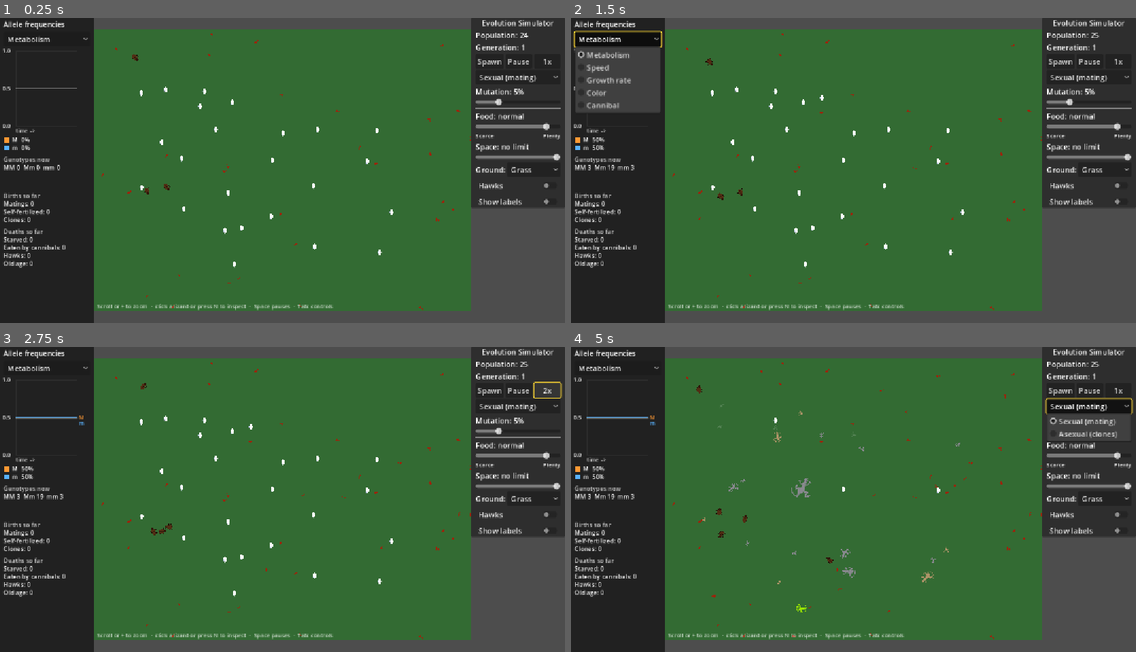
Above: before the commit, frames 1-4 (two rows, left to right).
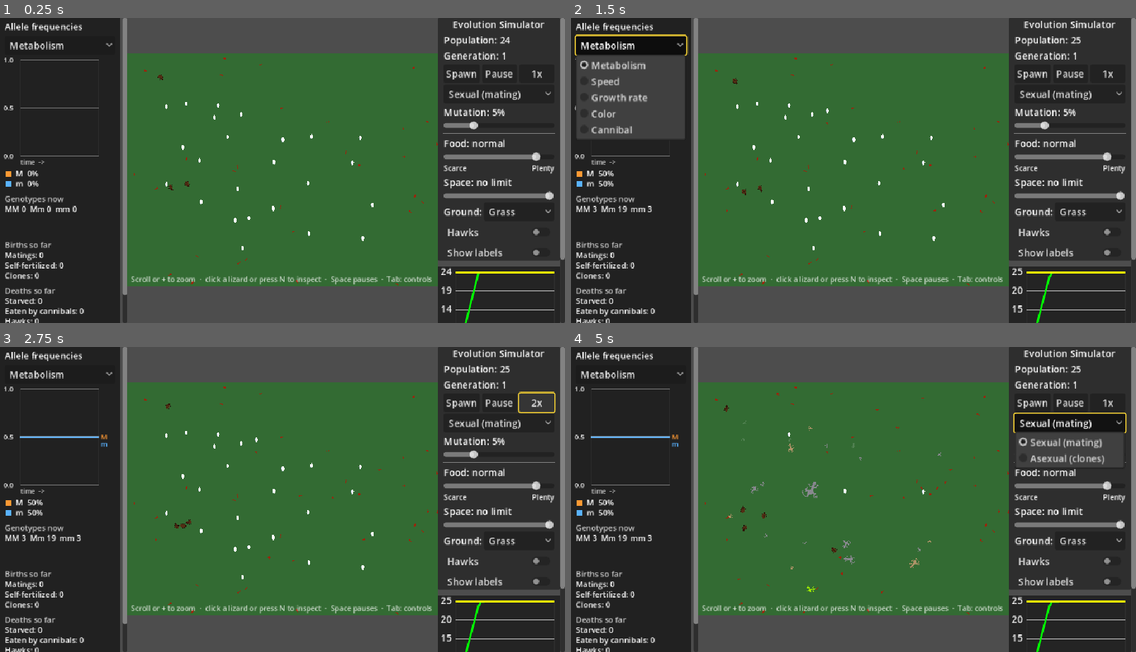
Above: after the commit, the same moments.

Repository: SFMiner/EvolutionSimulator
Game: Godot game, scene res://Scenes/Main.tscn
Same seed, same stepped clock (60 frames per second), same inputs: the game is played once before the commit and once after it.
Inputs:
- Up to frame 1 (0.25 s): no input
- Up to frame 2 (1.5 s): click "Spawn" at 0.5 s; click "Metabolism" at 1.25 s
- Up to frame 3 (2.75 s): click "1x" at 2 s
- Up to frame 4 (5 s): click "2x" at 2.75 s; click "4x" at 3.5 s; click "Sexual (mating)" at 4.25 s

The runs differ from the first frame. In frame 1, 33% of the frame differs, in the area x 0-100%, y 0-100%; in frame 2, 36%; in frame 3, 34%; in frame 4, 35%.

Commit message:
Responsive layout for small frames; fix stuck eat blink and hidden population graph
- ResponsiveLayout: UI stays >= 0.85 CSS px per base px, arena shrinks, side panels scroll;
  tall frames put the arena on top with the panels under it
- Stretch aspect expand (keep never emitted size_changed on resize, so web froze the layout)
- ZoomCamera follows a movable arena rect (set_arena_screen, offset)
- Eat blink re-applies the genetic colour (eating twice in 0.2 s left lizards yellow)
- Population graph z_index 0 (was drawn under the frame strips)
- tests/test_layout.gd (43 checks)

Co-Authored-By: Claude Opus 5.5 <noreply@anthropic.com>
Claude-Session: https://claude.ai/code/session_01YcCN7binXr75rHP92VtJRs

Diff:
--- a/Scripts/Organisms/Organism.gd
+++ b/Scripts/Organisms/Organism.gd
@@ -53,6 +53,7 @@
 var reproduction_cost: float = GameConfig.egg_cost  # Energy cost to reproduce (egg)
 var max_energy = GameConfig.max_energy
 var food_energy_value = GameConfig.food_energy_value
+var _blink_tween: Tween = null
 
 func _ready():
 	if DEBUG:
@@ -379,6 +380,17 @@
 	# Stop movement animation
 	if current_state != "egg":
 		animation_player.stop()
+
+## A short yellow blink when the lizard eats. It ends by re-applying the genetic colour: restoring the colour
+## saved at the start left a lizard that ate twice within 0.2 s yellow for good (it saved the first blink's yellow).
+## The tween is owned by this node, so it dies with it (an awaited SceneTreeTimer segfaulted Godot at quit).
+func _eat_blink() -> void:
+	sprite.modulate = Color.YELLOW
+	if _blink_tween != null:
+		_blink_tween.kill()
+	_blink_tween = create_tween()
+	_blink_tween.tween_interval(0.2)
+	_blink_tween.tween_callback(apply_genome_effects)
 
 func update_sprite():
 	# Update sprite based on current state
@@ -424,11 +436,7 @@
 		energy = min(energy + Ecology.bug_meal(GameConfig, str(genome.metabolism)), max_energy)
 		GameConfig.diag["bug_meals"] = int(GameConfig.diag["bug_meals"]) + 1
 		ai.clear_food_target()
-		var bug_original_color: Color = sprite.modulate
-		sprite.modulate = Color.YELLOW
-		var bug_flash: Tween = create_tween()
-		bug_flash.tween_interval(0.2)
-		bug_flash.tween_callback(func() -> void: sprite.modulate = bug_original_color)
+		_eat_blink()
 		return
 
 	if body.has_method("consume") and current_state != "egg" and not is_full():
@@ -524,13 +532,7 @@
 		if ai.has_method("clear_food_target"):
 			ai.clear_food_target()
 
-		# Visual feedback - briefly change color. A tween owned by this node dies with it; an awaited
-		# SceneTreeTimer resumed on freed organisms and segfaulted Godot at quit.
-		var original_color = sprite.modulate
-		sprite.modulate = Color.YELLOW
-		var flash: Tween = create_tween()
-		flash.tween_interval(0.2)
-		flash.tween_callback(func() -> void: sprite.modulate = original_color)
+		_eat_blink()
 		# Stop here to avoid using a freed body reference
 		return
 
--- a/Scripts/UI/Inspector.gd
+++ b/Scripts/UI/Inspector.gd
@@ -104,7 +104,9 @@
 	# Follow the lizard on screen, kept inside the window
 	var on_screen: Vector2 = _target.get_global_transform_with_canvas().origin
 	# Zoomed in, the lizard can scroll out of the arena view: hide the box (keep the selection) until it returns
-	visible = ZoomCamera.ARENA_SCREEN.has_point(on_screen)
+	var cam: ZoomCamera = get_viewport().get_camera_2d() as ZoomCamera
+	var arena: Rect2 = cam.arena_screen if cam != null else ZoomCamera.ARENA_SCREEN
+	visible = arena.has_point(on_screen)
 	var screen: Vector2 = on_screen + BOX_OFFSET
 	var view: Vector2 = get_viewport().get_visible_rect().size
 	var box: Vector2 = get_combined_minimum_size()
--- a/Scripts/UI/PopulationGraph.gd
+++ b/Scripts/UI/PopulationGraph.gd
@@ -23,6 +23,9 @@
 	call_deferred("_align_to_control_panel")
 
 func _align_to_control_panel():
+	# ResponsiveLayout stacks it under the panel in a container, which places it
+	if get_parent() is Container:
+		return
 	var panel = get_parent().get_node("ControlPanel")
 	if panel != null and panel is Control:
 		var ctrl := panel as Control
--- /dev/null
+++ b/Scripts/UI/ResponsiveLayout.gd
@@ -0,0 +1,130 @@
+class_name ResponsiveLayout
+extends Node
+## Fits the screen to the frame the game runs in: a wide window, a short iframe on the sims site, or a phone.
+## The base layout is 1200 x 648: allele panel | 800 x 600 arena | controls over the population graph.
+## Scaled down whole, a 360 px frame drew text at about 8 px. Instead the UI never goes below MIN_UI_SCALE
+## (screen px per base px, CSS px on the web), the arena shrinks to fit the room left, and a panel that no
+## longer fits scrolls. In a tall frame the arena goes on top with the two panels side by side under it.
+
+const BASE_SIZE: Vector2 = Vector2(1200.0, 648.0)
+## Smallest UI scale: base text of 13-16 px stays 11-14 px on screen.
+const MIN_UI_SCALE: float = 0.85
+## The view is always at least this wide in base px, so the two panels (200 px plus a scroll bar each) fit side by side.
+const MIN_VIEW_WIDTH: float = 440.0
+const ARENA_SIZE: Vector2 = Vector2(800.0, 600.0)
+const COLUMN_WIDTH: float = 200.0
+## Room a column's scroll bar takes when its content is taller than the column.
+const SCROLLBAR_WIDTH: float = 12.0
+## Content heights: the allele panel's text ends near y 545; controls 404 + gap 10 + population graph 230.
+const LEFT_CONTENT_HEIGHT: float = 560.0
+const RIGHT_GAP: float = 10.0
+const CONTROL_PANEL_HEIGHT: float = 404.0
+const GRAPH_HEIGHT: float = 230.0
+const RIGHT_CONTENT_HEIGHT: float = CONTROL_PANEL_HEIGHT + RIGHT_GAP + GRAPH_HEIGHT
+## Tall layout: the least height kept for the panels under the arena, and the gap between the two panels.
+const MIN_PANEL_HEIGHT: float = 240.0
+const PANEL_GAP: float = 8.0
+
+var _left: ScrollContainer
+var _right: ScrollContainer
+var _camera: ZoomCamera
+var _applying: bool = false
+
+
+## Screen px per base px for a window (physical px) on a screen with `dpr` physical px per CSS px.
+static func view_scale(window: Vector2, dpr: float) -> float:
+	var fit: float = minf(window.x / BASE_SIZE.x, window.y / BASE_SIZE.y)
+	return minf(maxf(fit, MIN_UI_SCALE * dpr), window.x / MIN_VIEW_WIDTH)
+
+
+static func _column_width(content_height: float, column_height: float) -> float:
+	return COLUMN_WIDTH + (SCROLLBAR_WIDTH if content_height > column_height + 0.5 else 0.0)
+
+
+## Where everything goes in a view of `view` base px: {"tall", "arena", "left", "right"} (Rect2s in base px).
+## Picks whichever of the wide and tall layouts shows the arena bigger.
+static func plan(view: Vector2) -> Dictionary:
+	var left_w: float = _column_width(LEFT_CONTENT_HEIGHT, view.y)
+	var right_w: float = _column_width(RIGHT_CONTENT_HEIGHT, view.y)
+	var wide_zoom: float = minf((view.x - left_w - right_w) / ARENA_SIZE.x, view.y / ARENA_SIZE.y)
+	var tall_arena_h: float = minf(view.x * ARENA_SIZE.y / ARENA_SIZE.x, view.y - MIN_PANEL_HEIGHT)
+	var tall_zoom: float = minf(view.x / ARENA_SIZE.x, tall_arena_h / ARENA_SIZE.y)
+	if wide_zoom >= tall_zoom:
+		var arena_size: Vector2 = ARENA_SIZE * wide_zoom
+		var x0: float = floorf((view.x - left_w - arena_size.x - right_w) * 0.5)
+		var arena: Rect2 = Rect2(x0 + left_w, floorf((view.y - arena_size.y) * 0.5), arena_size.x, arena_size.y)
+		return {
+			"tall": false,
+			"arena": arena,
+			"left": Rect2(x0, 0.0, left_w, view.y),
+			"right": Rect2(arena.end.x, 0.0, right_w, view.y),
+		}
+	var size: Vector2 = ARENA_SIZE * tall_zoom
+	var top_arena: Rect2 = Rect2(maxf(0.0, floorf((view.x - size.x) * 0.5)), 0.0, size.x, size.y)
+	var panel_top: float = top_arena.end.y + 4.0
+	var panel_h: float = view.y - panel_top
+	var lw: float = _column_width(LEFT_CONTENT_HEIGHT, panel_h)
+	var rw: float = _column_width(RIGHT_CONTENT_HEIGHT, panel_h)
+	var px: float = floorf((view.x - lw - PANEL_GAP - rw) * 0.5)
+	return {
+		"tall": true,
+		"arena": top_arena,
+		"left": Rect2(px, panel_top, lw, panel_h),
+		"right": Rect2(px + lw + PANEL_GAP, panel_top, rw, panel_h),
+	}
+
+
+## Moves the allele panel, the control panel and the population graph into two scrolling columns and lays
+## them out now and whenever the window changes size.
+func setup(ui: CanvasLayer, allele_graph: Control, control_panel: Control, population_graph: Control, camera: ZoomCamera) -> void:
+	_camera = camera
+	_left = _make_column(ui, "LeftColumn")
+	allele_graph.reparent(_left, false)
+	allele_graph.custom_minimum_size = Vector2(COLUMN_WIDTH, LEFT_CONTENT_HEIGHT)
+	allele_graph.size_flags_vertical = Control.SIZE_EXPAND_FILL
+	_right = _make_column(ui, "RightColumn")
+	var stack: VBoxContainer = VBoxContainer.new()
+	stack.add_theme_constant_override("separation", int(RIGHT_GAP))
+	stack.size_flags_horizontal = Control.SIZE_EXPAND_FILL
+	_right.add_child(stack)
+	control_panel.reparent(stack, false)
+	control_panel.custom_minimum_size = Vector2(COLUMN_WIDTH, CONTROL_PANEL_HEIGHT)
+	# Let the mouse wheel over the panel reach the scroll column
+	control_panel.mouse_filter = Control.MOUSE_FILTER_PASS
+	population_graph.reparent(stack, false)
+	population_graph.custom_minimum_size = Vector2(COLUMN_WIDTH, GRAPH_HEIGHT)
+	# Main.tscn gave it z_index -1, which drew it under ZoomCamera's frame strips: it was never visible
+	population_graph.z_index = 0
+	get_tree().root.size_changed.connect(apply)
+	apply()
+
+
+func _make_column(ui: CanvasLayer, column_name: String) -> ScrollContainer:
+	var column: ScrollContainer = ScrollContainer.new()
+	column.name = column_name
+	column.horizontal_scroll_mode = ScrollContainer.SCROLL_MODE_DISABLED
+	column.follow_focus = true  # Tab scrolls the focused control into view
+	ui.add_child(column)
+	return column
+
+
+func apply() -> void:
+	if _applying:
+		return
+	_applying = true
+	var win: Window = get_window()
+	var window_size: Vector2 = Vector2(win.size)
+	if window_size.x >= 1.0 and window_size.y >= 1.0:
+		var s: float = view_scale(window_size, DisplayServer.screen_get_scale())
+		win.content_scale_size = Vector2i((window_size / s).floor())
+	var view: Vector2 = get_viewport().get_visible_rect().size
+	var p: Dictionary = plan(view)
+	_place(_left, p["left"])
+	_place(_right, p["right"])
+	_camera.set_arena_screen(p["arena"], view)
+	_applying = false
+
+
+func _place(column: Control, rect: Rect2) -> void:
+	column.position = rect.position
+	column.size = rect.size
--- a/Scripts/UI/SimulationManager.gd
+++ b/Scripts/UI/SimulationManager.gd
@@ -47,6 +47,7 @@
 const SPEEDS: Array[float] = [1.0, 2.0, 4.0]
 var speed_index: int = 0
 var keyboard: KeyboardNav = null
+var layout: ResponsiveLayout = null
 
 # Screenshot gate (EVO_SHOT=<png>, optional EVO_MODE, EVO_SECONDS, EVO_SEED)
 var _shot_path: String = ""
@@ -64,6 +65,8 @@
 	speed_button.pressed.connect(_on_speed_button_pressed)
 	_setup_genetics_controls()
 	_setup_environment_controls()
+	# Layout first: it moves the panels, and the keyboard stores relative paths between the controls
+	_setup_layout()
 	_setup_keyboard()
 
 	# Defer the initialization to ensure all nodes are ready
@@ -96,8 +99,7 @@
 	organism_container = environment.get_node("OrganismContainer")
 	inspector.organism_container = organism_container
 
-	# Find the population graph
-	population_graph = get_node("UI/GraphNode")
+	# The population graph (found in _setup_layout, before it moved into the right-hand column)
 
 	if organism_container == null:
 		print("Error: Could not find OrganismContainer")
@@ -173,6 +175,15 @@
 	var controls: Array[Control] = [spawn_button, pause_button, speed_button, mode_option, mutation_slider,
 			food_slider, space_slider, habitat_option, hawks_check, labels_check, allele_graph.locus_option()]
 	keyboard.setup(controls, inspector, pause_button)
+
+
+## Small frames (a short iframe, a phone): keep text readable, shrink the arena, scroll the panels.
+func _setup_layout() -> void:
+	layout = ResponsiveLayout.new()
+	layout.name = "ResponsiveLayout"
+	add_child(layout)
+	population_graph = $UI/GraphNode
+	layout.setup($UI, allele_graph, $UI/ControlPanel, population_graph, $Camera2D)
 
 func _on_organism_died(organism: Organism):
 	population_count -= 1
--- a/Scripts/UI/ZoomCamera.gd
+++ b/Scripts/UI/ZoomCamera.gd
@@ -9,11 +9,18 @@
 const ZOOM_STEP: float = 1.25
 ## Arena half-size in world px (EnvironmentManager spawns in 800 x 600 around the origin).
 const ARENA_HALF: Vector2 = Vector2(400.0, 300.0)
-## Screen rect of the arena between the two side panels (window 1200 x 648, panels 200 px).
+## Screen rect of the arena at the base size (1200 x 648, panels 200 px). ResponsiveLayout moves and resizes it
+## for small frames through set_arena_screen().
 const ARENA_SCREEN: Rect2 = Rect2(200.0, 24.0, 800.0, 600.0)
 ## Arrow-key pan speed in screen px per second.
 const KEY_PAN_SPEED: float = 400.0
 
+## Where the arena is drawn now (base px), and the camera zoom that fits it there (1 at the base size).
+## zoom_level() is relative to that fit: 1 shows the whole arena.
+var arena_screen: Rect2 = ARENA_SCREEN
+var _fit_zoom: float = 1.0
+var _view: Vector2 = Vector2(1200.0, 648.0)
+var _strips: Array[ColorRect] = []
 var _dragging: bool = false
 var _hint: Label = null
 
@@ -27,8 +34,9 @@
 		_hint.add_theme_font_size_override("font_size", 12)
 		_hint.add_theme_color_override("font_color", Color(1, 1, 1, 0.75))
 		_hint.mouse_filter = Control.MOUSE_FILTER_IGNORE
-		_hint.position = ARENA_SCREEN.position + Vector2(6.0, ARENA_SCREEN.size.y - 20.0)
+		_hint.autowrap_mode = TextServer.AUTOWRAP_WORD_SMART
 		ui.add_child(_hint)
+	set_arena_screen(ARENA_SCREEN, get_viewport_rect().size)
 	var env_zoom: String = OS.get_environment("EVO_ZOOM")  # screenshot gate: start zoomed in at the centre
 	if env_zoom.is_valid_float():
 		set_zoom_level(env_zoom.to_float())
@@ -38,23 +46,43 @@
 ## Opaque strips around the arena, drawn under the panels: zoomed in, the world would otherwise show
 ## behind the (partly transparent) side panels and above and below the arena.
 func _add_frame(ui: Node) -> void:
-	var view: Vector2 = get_viewport_rect().size
 	var color: Color = RenderingServer.get_default_clear_color()
-	var a: Rect2 = ARENA_SCREEN
-	var strips: Array[Rect2] = [
-		Rect2(0.0, 0.0, a.position.x, view.y),  # left
-		Rect2(a.end.x, 0.0, view.x - a.end.x, view.y),  # right
-		Rect2(a.position.x, 0.0, a.size.x, a.position.y),  # top
-		Rect2(a.position.x, a.end.y, a.size.x, view.y - a.end.y),  # bottom
-	]
-	for strip: Rect2 in strips:
+	for i: int in range(4):
 		var rect: ColorRect = ColorRect.new()
 		rect.color = color
-		rect.position = strip.position
-		rect.size = strip.size
 		rect.mouse_filter = Control.MOUSE_FILTER_IGNORE
 		ui.add_child(rect)
 		ui.move_child(rect, 0)
+		_strips.append(rect)
+
+
+## Draw the arena in `rect` (base px) of a `view`-sized screen: fits the zoom, the frame strips and the hint.
+## Keeps the current zoom level and view centre.
+func set_arena_screen(rect: Rect2, view: Vector2) -> void:
+	var level: float = zoom_level()
+	arena_screen = rect
+	_view = view
+	_fit_zoom = rect.size.x / (ARENA_HALF.x * 2.0)
+	if _strips.size() == 4:
+		var a: Rect2 = rect
+		var strips: Array[Rect2] = [
+			Rect2(0.0, 0.0, a.position.x, view.y),  # left
+			Rect2(a.end.x, 0.0, view.x - a.end.x, view.y),  # right
+			Rect2(a.position.x, 0.0, a.size.x, a.position.y),  # top
+			Rect2(a.position.x, a.end.y, a.size.x, view.y - a.end.y),  # bottom
+		]
+		for i: int in range(4):
+			_strips[i].position = strips[i].position
+			_strips[i].size = strips[i].size
+	_set_level(level)
+	_update_hint()
+
+
+## Camera zoom for `level`, and the offset that puts the camera centre in the middle of the arena rect
+## (not the middle of the screen). The offset is in world px, so it changes with the zoom.
+func _set_level(level: float) -> void:
+	zoom = Vector2.ONE * level * _fit_zoom
+	offset = (_view * 0.5 - arena_screen.get_center()) / zoom.x
 
 
 ## Camera centre that keeps a view at `level` inside the arena.
@@ -73,22 +101,22 @@
 
 
 func zoom_level() -> float:
-	return zoom.x
+	return zoom.x / _fit_zoom
 
 
 func set_zoom_level(level: float, screen_point: Vector2 = Vector2(-1.0, -1.0)) -> void:
-	var old_level: float = zoom.x
+	var old_level: float = zoom_level()
 	var new_level: float = clampf(level, ZOOM_MIN, ZOOM_MAX)
-	var offset: Vector2 = Vector2.ZERO
+	var from_center: Vector2 = Vector2.ZERO
 	if screen_point.x >= 0.0:
-		offset = screen_point - get_viewport_rect().size * 0.5
-	position = clamp_center(zoom_about(position, old_level, new_level, offset), new_level)
-	zoom = Vector2(new_level, new_level)
+		from_center = (screen_point - arena_screen.get_center()) / _fit_zoom
+	position = clamp_center(zoom_about(position, old_level, new_level, from_center), new_level)
+	_set_level(new_level)
 	_update_hint()
 
 
 func reset_view() -> void:
-	zoom = Vector2.ONE
+	_set_level(1.0)
 	position = Vector2.ZERO
 	_update_hint()
 
@@ -96,36 +124,36 @@
 func _unhandled_input(event: InputEvent) -> void:
 	var button: InputEventMouseButton = event as InputEventMouseButton
 	if button != null:
-		if button.pressed and ARENA_SCREEN.has_point(button.position):
+		if button.pressed and arena_screen.has_point(button.position):
 			if button.button_index == MOUSE_BUTTON_WHEEL_UP:
-				set_zoom_level(zoom.x * ZOOM_STEP, button.position)
+				set_zoom_level(zoom_level() * ZOOM_STEP, button.position)
 				get_viewport().set_input_as_handled()
 			elif button.button_index == MOUSE_BUTTON_WHEEL_DOWN:
-				set_zoom_level(zoom.x / ZOOM_STEP, button.position)
+				set_zoom_level(zoom_level() / ZOOM_STEP, button.position)
 				get_viewport().set_input_as_handled()
 		if button.button_index == MOUSE_BUTTON_RIGHT or button.button_index == MOUSE_BUTTON_MIDDLE:
-			_dragging = button.pressed and ARENA_SCREEN.has_point(button.position)
+			_dragging = button.pressed and arena_screen.has_point(button.position)
 		return
 	var motion: InputEventMouseMotion = event as InputEventMouseMotion
 	if motion != null and _dragging:
-		position = clamp_center(position - motion.relative / zoom.x, zoom.x)
+		position = clamp_center(position - motion.relative / zoom.x, zoom_level())
 		return
 	var pinch: InputEventMagnifyGesture = event as InputEventMagnifyGesture
 	if pinch != null:
-		set_zoom_level(zoom.x * pinch.factor, pinch.position)
+		set_zoom_level(zoom_level() * pinch.factor, pinch.position)
 		return
 	var pan: InputEventPanGesture = event as InputEventPanGesture
 	if pan != null:
-		position = clamp_center(position + pan.delta * 4.0 / zoom.x, zoom.x)
+		position = clamp_center(position + pan.delta * 4.0 / zoom.x, zoom_level())
 		return
 	var key: InputEventKey = event as InputEventKey
 	if key != null and key.pressed:
 		match key.keycode:
 			KEY_EQUAL, KEY_PLUS, KEY_KP_ADD:
-				set_zoom_level(zoom.x * ZOOM_STEP)
+				set_zoom_level(zoom_level() * ZOOM_STEP)
 				get_viewport().set_input_as_handled()
 			KEY_MINUS, KEY_KP_SUBTRACT:
-				set_zoom_level(zoom.x / ZOOM_STEP)
+				set_zoom_level(zoom_level() / ZOOM_STEP)
 				get_viewport().set_input_as_handled()
 			KEY_0, KEY_KP_0:
 				reset_view()
@@ -134,7 +162,7 @@
 
 func _process(delta: float) -> void:
 	# Arrow keys pan (only when zoomed; a focused slider gets the arrows first via the GUI)
-	if zoom.x <= ZOOM_MIN:
+	if zoom_level() <= ZOOM_MIN + 0.001:
 		return
 	var dir: Vector2 = Vector2.ZERO
 	if Input.is_key_pressed(KEY_LEFT):
@@ -149,7 +177,7 @@
 		return
 	# Real seconds, so panning speed does not change with the simulation speed
 	var real_delta: float = delta / maxf(Engine.time_scale, 0.001)
-	position = clamp_center(position + dir * KEY_PAN_SPEED * real_delta / zoom.x, zoom.x)
+	position = clamp_center(position + dir * KEY_PAN_SPEED * real_delta / zoom.x, zoom_level())
 
 
 func _update_hint() -> void:
@@ -160,7 +188,11 @@
 				node.apply_label_zoom(zoom.x)
 	if _hint == null:
 		return
-	if zoom.x <= ZOOM_MIN + 0.001:
+	if zoom_level() <= ZOOM_MIN + 0.001:
 		_hint.text = "Scroll or + to zoom  ·  click a lizard or press N to inspect  ·  Space pauses  ·  Tab: controls"
 	else:
-		_hint.text = "Zoom %.1fx  ·  right-drag or arrows to move  ·  0 to reset" % zoom.x
+		_hint.text = "Zoom %.1fx  ·  right-drag or arrows to move  ·  0 to reset" % zoom_level()
+	# Bottom left of the arena; wraps upward when the arena is narrow
+	_hint.size = Vector2(arena_screen.size.x - 12.0, 0.0)
+	var text_height: float = float(_hint.get_line_count() * _hint.get_line_height())
+	_hint.position = Vector2(arena_screen.position.x + 6.0, arena_screen.end.y - text_height - 4.0)
--- a/project.godot
+++ b/project.godot
@@ -24,7 +24,7 @@
 window/size/viewport_width=1200
 window/size/viewport_height=648
 window/stretch/mode="canvas_items"
-window/stretch/aspect="keep"
+window/stretch/aspect="expand"
 
 [rendering]
 
--- /dev/null
+++ b/tests/test_layout.gd
@@ -0,0 +1,90 @@
+extends SceneTree
+## Small-frame layout: text never shrinks below the minimum, the arena and the panels never overlap, and the
+## camera draws the arena centre in the middle of the arena rect.
+
+var _passed: int = 0
+var _failed: int = 0
+
+
+func _init() -> void:
+	_run()
+
+
+func _check(cond: bool, label: String) -> void:
+	if cond:
+		_passed += 1
+	else:
+		_failed += 1
+		print("FAIL: " + label)
+
+
+func _near(a: Vector2, b: Vector2) -> bool:
+	return a.distance_to(b) < 0.5
+
+
+func _no_overlap(p: Dictionary) -> bool:
+	var arena: Rect2 = p["arena"]
+	var left: Rect2 = p["left"]
+	var right: Rect2 = p["right"]
+	# Rect2.intersects counts touching edges as overlap only with include_borders
+	return not arena.intersects(left) and not arena.intersects(right) and not left.intersects(right)
+
+
+func _inside(r: Rect2, view: Vector2) -> bool:
+	return r.position.x >= -0.01 and r.position.y >= -0.01 and r.end.x <= view.x + 0.01 and r.end.y <= view.y + 0.01
+
+
+func _run() -> void:
+	await get_root().ready
+
+	# The base window keeps the original layout exactly
+	var base: Dictionary = ResponsiveLayout.plan(ResponsiveLayout.BASE_SIZE)
+	_check(not base["tall"], "1200 x 648 uses the wide layout")
+	_check(base["arena"] == ZoomCamera.ARENA_SCREEN, "1200 x 648 keeps the arena at (200, 24) 800 x 600 (got %s)" % str(base["arena"]))
+	_check(is_equal_approx(ResponsiveLayout.view_scale(Vector2(1200, 648), 1.0), 1.0), "1200 x 648 draws at scale 1")
+
+	# Frames from the site: (window px, device px per CSS px, expect tall)
+	var frames: Array = [
+		[Vector2(1280, 360), 1.0, false],  # shortest iframe on a wide screen
+		[Vector2(1366, 487), 1.0, false],  # laptop, 75vh
+		[Vector2(390, 600), 1.0, true],  # phone portrait (CSS px)
+		[Vector2(1170, 1800), 3.0, true],  # the same phone in device px
+		[Vector2(844, 360), 1.0, false],  # phone landscape
+		[Vector2(320, 480), 1.0, true],  # smallest phone
+		[Vector2(1920, 1080), 1.0, false],  # full screen
+	]
+	for f: Array in frames:
+		var window: Vector2 = f[0]
+		var dpr: float = f[1]
+		var s: float = ResponsiveLayout.view_scale(window, dpr)
+		var view: Vector2 = window / s
+		var p: Dictionary = ResponsiveLayout.plan(view)
+		var tag: String = "%dx%d@%.0f" % [int(window.x), int(window.y), dpr]
+		var narrowest: bool = view.x <= ResponsiveLayout.MIN_VIEW_WIDTH + 0.5
+		_check(s / dpr >= ResponsiveLayout.MIN_UI_SCALE - 0.001 or narrowest, tag + ": text at least the minimum scale (%.2f)" % (s / dpr))
+		_check(bool(p["tall"]) == bool(f[2]), tag + ": %s layout" % ("tall" if f[2] else "wide"))
+		_check(_no_overlap(p), tag + ": arena and panels do not overlap")
+		_check(_inside(p["arena"], view) and _inside(p["left"], view) and _inside(p["right"], view), tag + ": everything is on screen")
+		var arena: Rect2 = p["arena"]
+		_check(is_equal_approx(arena.size.x / arena.size.y, 4.0 / 3.0), tag + ": arena keeps its 4:3 shape")
+
+	# In Main, the camera puts the world origin (arena centre) at the arena rect's centre, at 1x and zoomed
+	var main: Node = (load("res://Scenes/Main.tscn") as PackedScene).instantiate()
+	get_root().add_child(main)
+	await process_frame
+	await process_frame
+	var cam: ZoomCamera = main.get_node("Camera2D") as ZoomCamera
+	var xf: Transform2D = main.get_viewport().get_canvas_transform()
+	_check(_near(xf * Vector2.ZERO, cam.arena_screen.get_center()), "world origin is drawn at the arena centre (got %s)" % str(xf * Vector2.ZERO))
+	_check(_near(xf * Vector2(400, 300), cam.arena_screen.end), "arena corner is drawn at the arena rect's corner")
+	cam.set_zoom_level(2.0)
+	xf = main.get_viewport().get_canvas_transform()
+	_check(_near(xf * cam.position, cam.arena_screen.get_center()), "zoomed, the view centre is still drawn at the arena centre")
+	cam.reset_view()
+	_check(main.get_node_or_null("UI/LeftColumn/AlleleGraph") != null, "the allele panel moved into the left column")
+	_check(main.get_node_or_null("UI/RightColumn") != null and main.population_graph.get_parent().get_parent().name == "RightColumn",
+			"the population graph moved into the right column")
+	main.queue_free()
+	await process_frame
+	print("Test Results: %d passed, %d failed" % [_passed, _failed])
+	quit(1 if _failed > 0 else 0)
Not shown, added: Scripts/UI/ResponsiveLayout.gd.uid
Not shown, added: tests/test_layout.gd.uid
Not shown, changed: CLAUDE.md
Not shown, changed: README.md
